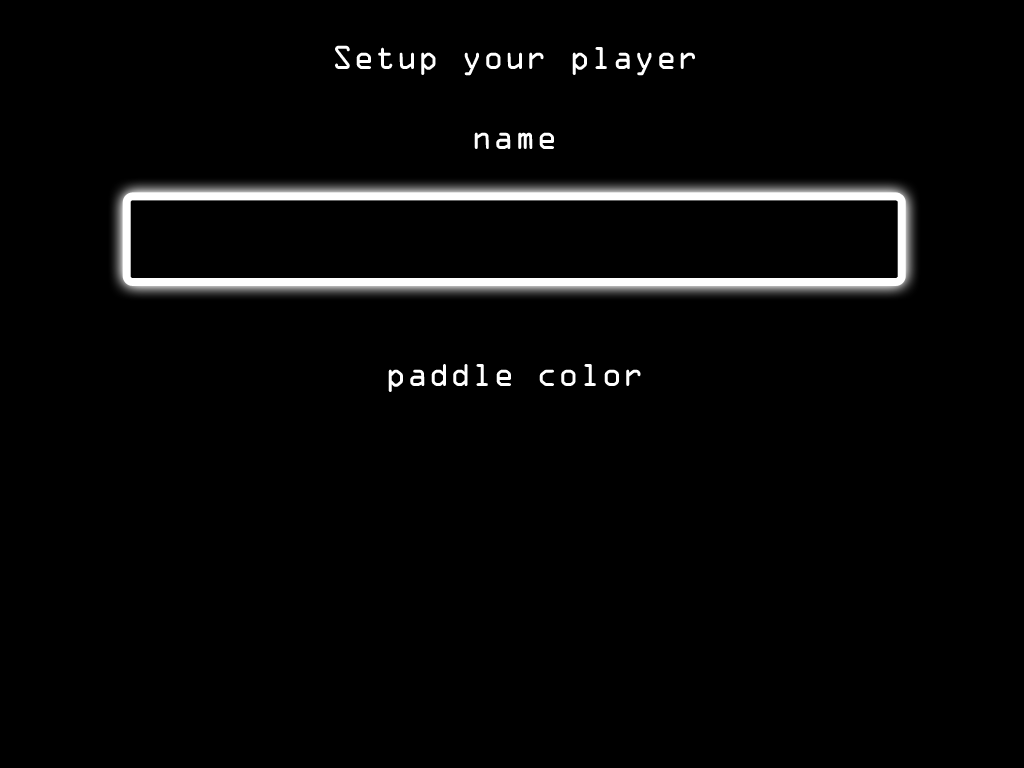
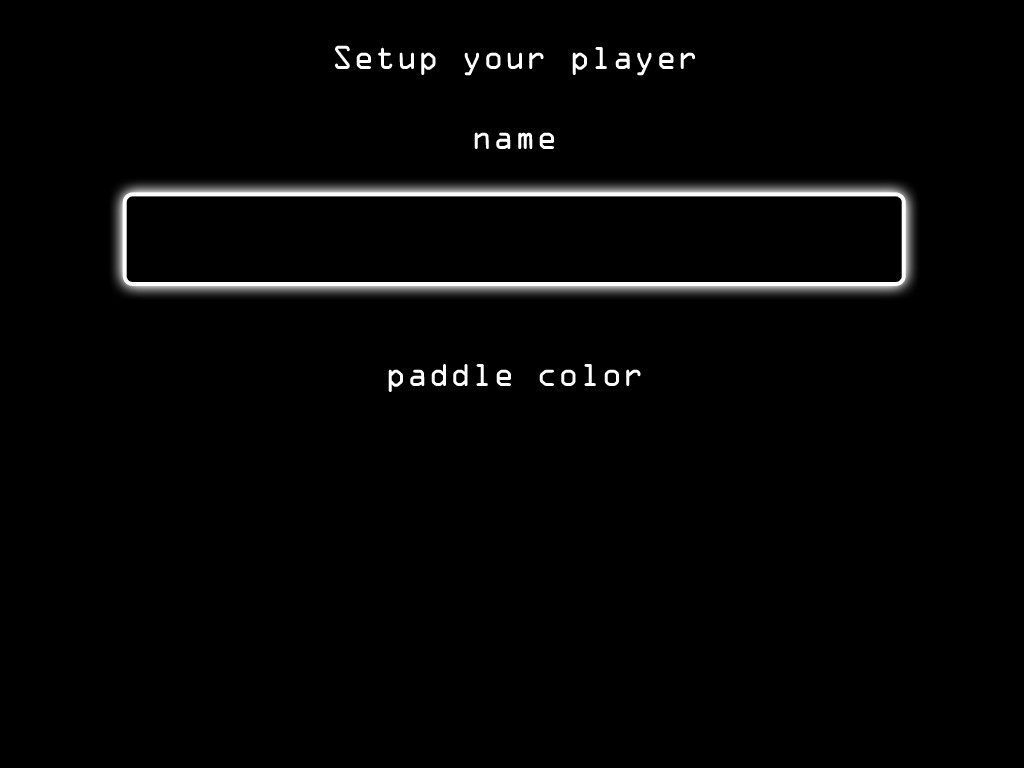
Layer changes from the first 1024×768 image to the second:
pixels changed over [126,196,902,282] (layer not identified)
